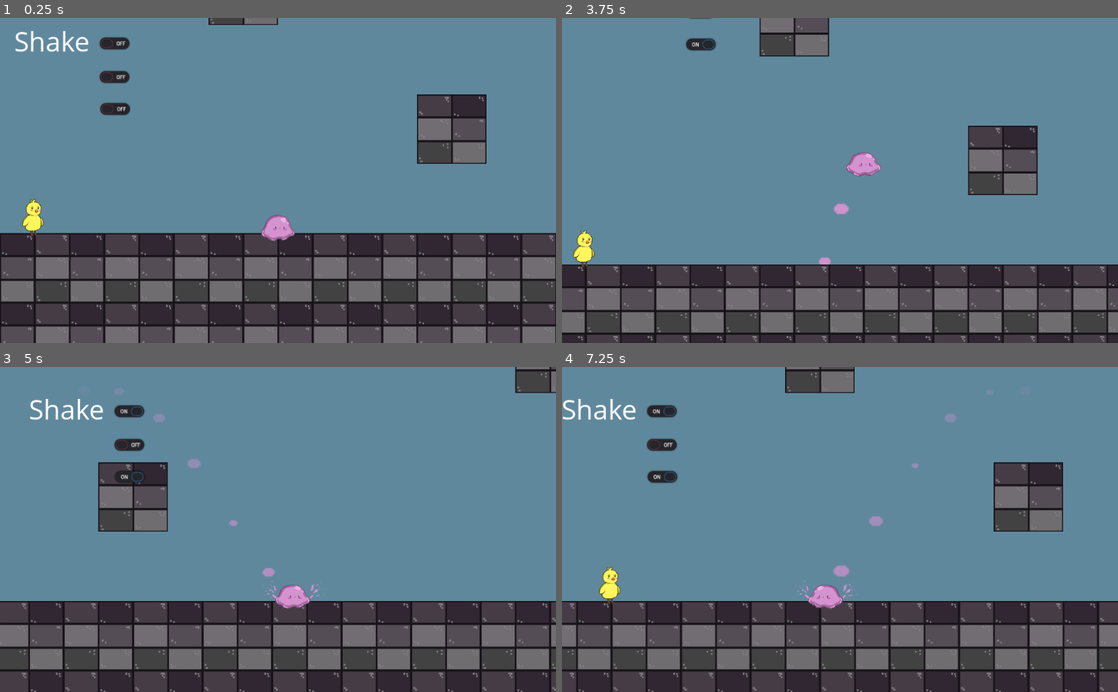
Above: before the commit, frames 1-4 (two rows, left to right).
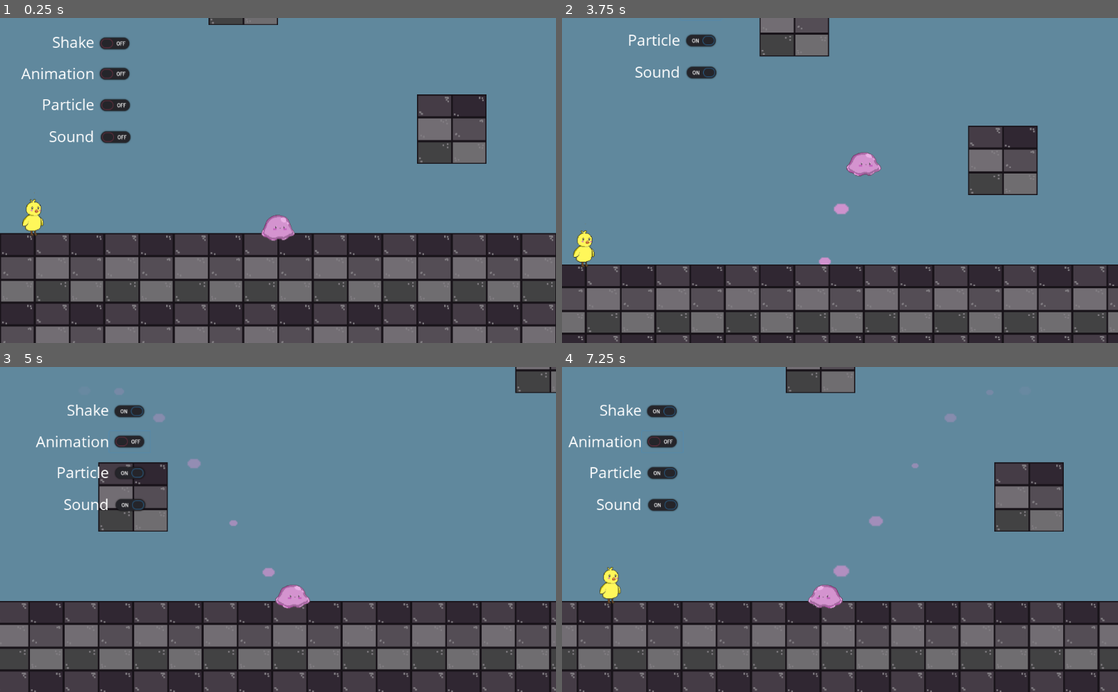
Above: after the commit, the same moments.

Repository: reginauwu/Prototype2GameFeel
Game: Godot game, scene res://reginaSceneTesting.tscn
Two runs of this game, one before a commit and one after it. Both use one fixed random seed, a clock stepped at 60 frames per second and the inputs below.
Inputs (mouse positions are in pixels of both pictures, inside the frame that each line leads up to; where the layout moved, square brackets give the same spot in the first picture):
- Up to frame 1 (0.25 s): no input
- Up to frame 2 (3.75 s): click (678, 138) at 0.52 s; click (667, 44) at 1.25 s; click (678, 105) [678, 109] at 2 s; click (678, 73) [678, 76] at 2.75 s; tap Enter at 3.5 s; hold D (right) from 3.53 s (still down); tap W (jump) at 3.6 s
- Up to frame 3 (5 s): keep holding D (right); tap W (jump) at 3.77, 4.07, 4.35, 4.52, 4.82 s
- Up to frame 4 (7.25 s): release D (right) at 5.03 s; hold A (left) from 5.03 s (still down); tap W (jump) at 5.1, 5.85, 6.02, 6.32, 6.6, 6.77, 7.07 s

The runs differ from the first frame. In frame 1, 1.3% of the frame differs, in the area x 2-24%, y 3-39%; in frame 2, 0.6%; in frame 3, 1.3%; in frame 4, 2.5%, in the area x 0-98%, y 0-100%.

Commit message:
all toggles with labels

Diff:
--- a/Player.gd
+++ b/Player.gd
@@ -49,6 +49,7 @@
 			$Sprite2.visible = true
 			if(Global.animation_toggle):
 				$AnimationPlayer.play("run")
+			if(Global.sound_toggle):
 				walk.play()
 			#$CPUParticles2D.visible = true
 #		if doubleTapR == true:
@@ -62,6 +63,7 @@
 			$Sprite2.visible = true
 			if(Global.animation_toggle):
 				$AnimationPlayer.play("run")
+			if(Global.sound_toggle):
 				walk.play()
 			#$CPUParticles2D.visible = true
 #		if doubleTapL == true:
@@ -103,7 +105,7 @@
 			$Sprite2.visible = false
 			if(Global.animation_toggle):
 				$AnimationPlayer.play("land")
-			$SpriteLandEffect.visible = true
+				$SpriteLandEffect.visible = true
 			if(Global.animation_toggle):
 				$AnimationPlayer2.play("landEffect")
 			yield(get_tree().create_timer(0.4), "timeout")
@@ -159,3 +161,10 @@
 		Global.particle_toggle = true
 	else:
 		Global.particle_toggle = false
+
+# Sound Toggle
+func _on_CheckButton4_toggled(button_pressed):
+	if(button_pressed):
+		Global.sound_toggle = true
+	else:
+		Global.sound_toggle = false
--- a/reginaSceneTesting.tscn
+++ b/reginaSceneTesting.tscn
@@ -16,7 +16,7 @@
 extents = Vector2( 20, 18 )
 
 [sub_resource type="DynamicFont" id=7]
-size = 50
+size = 28
 font_data = ExtResource( 5 )
 
 [sub_resource type="Animation" id=2]
@@ -196,34 +196,73 @@
 script = ExtResource( 3 )
 
 [node name="CollisionShape2D" type="CollisionShape2D" parent="Player"]
-position = Vector2( 0, 40 )
+position = Vector2( 1, 40 )
 shape = SubResource( 8 )
+
+[node name="ParticleLabel" type="RichTextLabel" parent="Player"]
+margin_left = -435.0
+margin_top = -199.0
+margin_right = -286.0
+margin_bottom = -127.0
+custom_fonts/normal_font = SubResource( 7 )
+text = "Particle"
+__meta__ = {
+"_editor_description_": ""
+}
+
+[node name="AnimationLabel" type="RichTextLabel" parent="Player"]
+margin_left = -473.0
+margin_top = -256.0
+margin_right = -324.0
+margin_bottom = -184.0
+custom_fonts/normal_font = SubResource( 7 )
+text = "Animation"
+__meta__ = {
+"_editor_description_": ""
+}
+
+[node name="SoundLabel" type="RichTextLabel" parent="Player"]
+margin_left = -422.0
+margin_top = -140.0
+margin_right = -273.0
+margin_bottom = -68.0
+custom_fonts/normal_font = SubResource( 7 )
+text = "Sound"
+__meta__ = {
+"_editor_description_": ""
+}
+
+[node name="ShakeLabel" type="RichTextLabel" parent="Player"]
+margin_left = -416.0
+margin_top = -314.0
+margin_right = -267.0
+margin_bottom = -242.0
+custom_fonts/normal_font = SubResource( 7 )
+text = "Shake"
+
+[node name="CheckButton4" type="CheckButton" parent="Player"]
+margin_left = -336.0
+margin_top = -139.0
+margin_right = -260.0
+margin_bottom = -99.0
 
 [node name="CheckButton3" type="CheckButton" parent="Player"]
 margin_left = -337.0
-margin_top = -191.0
+margin_top = -198.0
 margin_right = -261.0
-margin_bottom = -151.0
+margin_bottom = -158.0
 
 [node name="CheckButton2" type="CheckButton" parent="Player"]
 margin_left = -338.0
-margin_top = -250.0
+margin_top = -256.0
 margin_right = -262.0
-margin_bottom = -210.0
+margin_bottom = -216.0
 
 [node name="CheckButton" type="CheckButton" parent="Player"]
 margin_left = -379.0
 margin_top = -312.0
 margin_right = -262.0
 margin_bottom = -272.0
-
-[node name="ShakeLabel" type="RichTextLabel" parent="Player/CheckButton"]
-margin_left = -107.0
-margin_top = -19.0
-margin_right = 42.0
-margin_bottom = 53.0
-custom_fonts/normal_font = SubResource( 7 )
-text = "Shake"
 
 [node name="Camera2D" type="Camera2D" parent="Player"]
 position = Vector2( 0, -40 )
@@ -302,6 +341,7 @@
 position = Vector2( -386, -32 )
 shape = SubResource( 15 )
 
+[connection signal="toggled" from="Player/CheckButton4" to="Player" method="_on_CheckButton4_toggled"]
 [connection signal="toggled" from="Player/CheckButton3" to="Player" method="_on_CheckButton3_toggled"]
 [connection signal="toggled" from="Player/CheckButton2" to="Player" method="_on_CheckButton2_toggled"]
 [connection signal="toggled" from="Player/CheckButton" to="Player" method="_on_CheckButton_toggled"]
